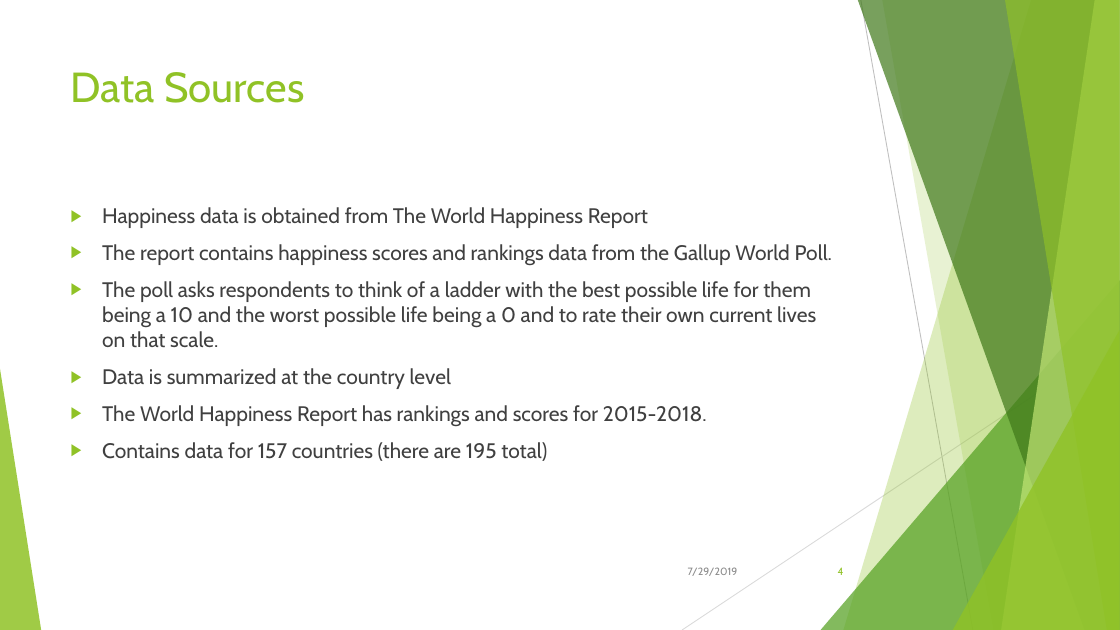
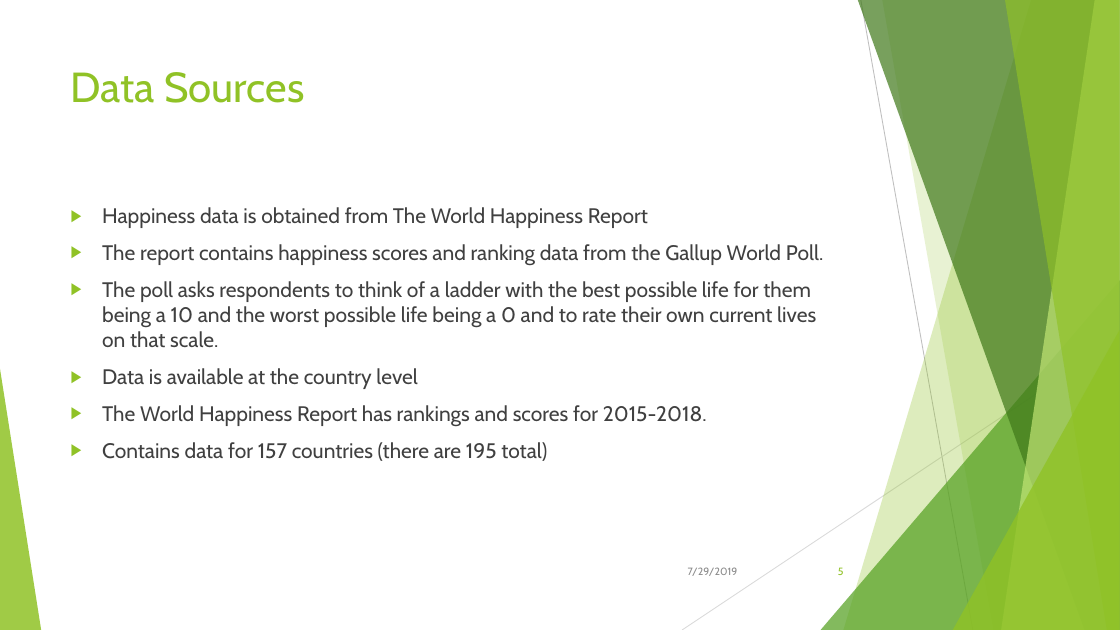
Before and after one commit to Kika000/Project-1, a slide deck: slide 5 of What Makes the World Happy.pptx (slide 4 before the commit). Drawn at 1120x630 pixels with LibreOffice and Linux fonts; fonts in the diff are those of the drawing. Boxes give left, top, right and bottom in pixels: in the first picture for what was removed or moved away, otherwise in the second. Text is boxed around its words. In the diff, an @@ line names an element or a change of style, - is before the commit and + after.

```diff
--- a/What Makes the World Happy.pptx
+++ b/What Makes the World Happy.pptx
@@ text at (102, 244, 823, 265): text changed @@
-▶ The report contains happiness scores and rankings data from the Gallup World Poll.
+▶ The report contains happiness scores and ranking data from the Gallup World Poll.
@@ text at (102, 368, 417, 389): text changed @@
-▶ Data is summarized at the country level
+▶ Data is available at the country level
@@ page number at (838, 567, 844, 575): text changed @@
-4
+5
```
Also in this commit, not shown: 9 other slides changed, 1 slide added.
